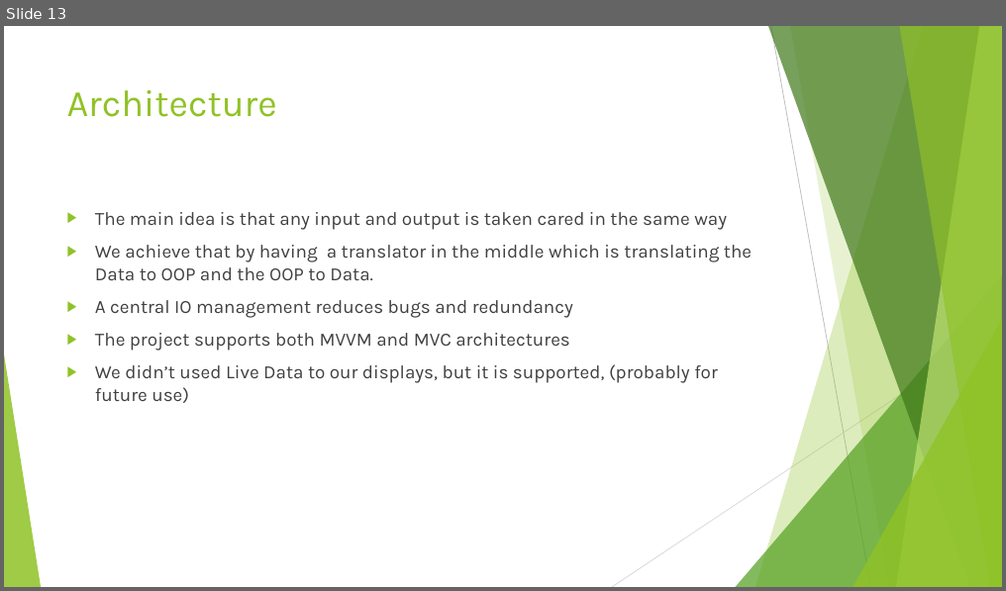
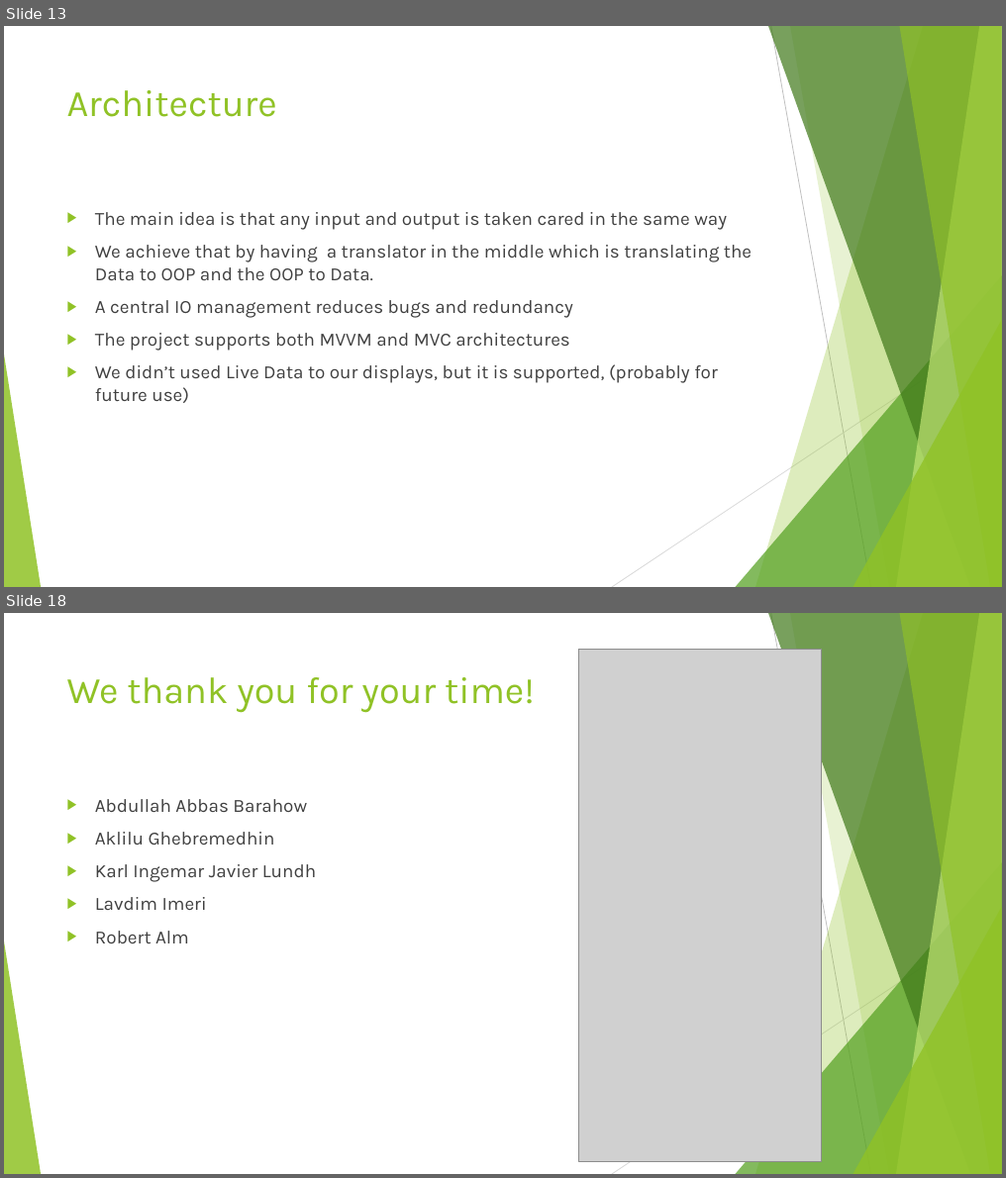
Before and after one commit to Exarchias/shoppingApplication, a slide deck: materials for presentations etc/Shopping App Presentation.odp. Shown one above the other, each under a label of ours: slide 13 before the commit, slides 13 and 18 after it; the slides between them are not shown. The pictures are 1006x591 and 1006x1178 pixels, drawn with LibreOffice and Linux fonts; fonts in the diff are those of the drawing; grey boxes stand for pictures. Boxes give left, top, right and bottom in pixels: in the first picture for what was removed or moved away, otherwise in the second. Text is boxed around its words. In the diff, an @@ line names an element or a change of style, - is before the commit and + after.

```diff
--- a/materials for presentations etc/Shopping App Presentation.odp
+++ b/materials for presentations etc/Shopping App Presentation.odp
@@ slide 18 added at [4,613,1002,1174], background #FFFFFF; not listed: 10 template elements that a slide beside it also shows @@
@@ picture added at [578,649,822,1161] @@
@@ title added at [67,677,535,713], 36 pt, text #90C226 @@
+We thank you for your time!
@@ text added at [95,799,316,944], 18 pt, text #404040 @@
+▶ Abdullah Abbas Barahow
+▶ Aklilu Ghebremedhin
+▶ Karl Ingemar Javier Lundh
+▶ Lavdim Imeri
+▶ Robert Alm
```
Also in this commit, not shown: 3 slides changed, 2 other slides added, 5 slides removed, 4 other files.
